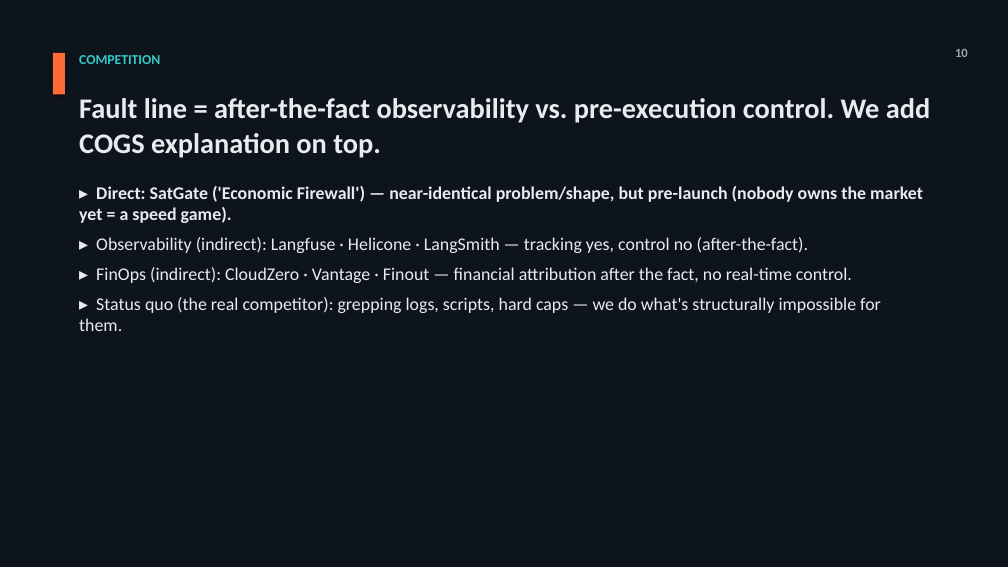
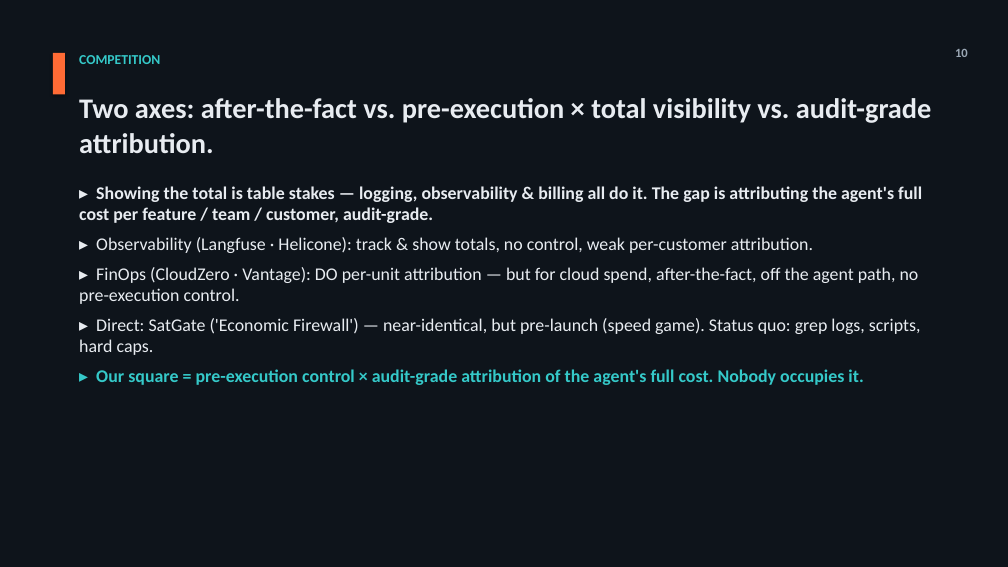
Before and after one commit to jmormalik/WTIA_AI_Cost_Gov, a slide deck: slide 10 of deliverables/Pitch_Deck_VersionA_Market-Shift_EN.pptx. Drawn at 1008x567 pixels with LibreOffice and Linux fonts; fonts in the diff are those of the drawing. Boxes give left, top, right and bottom in pixels: in the first picture for what was removed or moved away, otherwise in the second. Text is boxed around its words. In the diff, an @@ line names an element or a change of style, - is before the commit and + after.

```diff
--- a/deliverables/Pitch_Deck_VersionA_Market-Shift_EN.pptx
+++ b/deliverables/Pitch_Deck_VersionA_Market-Shift_EN.pptx
@@ text at (x1=79, y1=98, x2=932, y2=153): text changed @@
-Fault line = after-the-fact observability vs. pre-execution control. We add COGS explanation on top.
+Two axes: after-the-fact vs. pre-execution × total visibility vs. audit-grade attribution.
@@ text at (x1=79, y1=186, x2=922, y2=385): text changed @@
-▸ Direct: SatGate ('Economic Firewall') — near-identical problem/shape, but pre-launch (nobody owns the market yet = a speed game).
-▸ Observability (indirect): Langfuse · Helicone · LangSmith — tracking yes, control no (after-the-fact).
-▸ FinOps (indirect): CloudZero · Vantage · Finout — financial attribution after the fact, no real-time control.
-▸ Status quo (the real competitor): grepping logs, scripts, hard caps — we do what's structurally impossible for them.
+▸ Showing the total is table stakes — logging, observability & billing all do it. The gap is attributing the agent's full cost per feature / team / customer, audit-grade.
+▸ Observability (Langfuse · Helicone): track & show totals, no control, weak per-customer attribution.
+▸ FinOps (CloudZero · Vantage): DO per-unit attribution — but for cloud spend, after-the-fact, off the agent path, no pre-execution control.
+▸ Direct: SatGate ('Economic Firewall') — near-identical, but pre-launch (speed game). Status quo: grep logs, scripts, hard caps.
+▸ Our square = pre-execution control × audit-grade attribution of the agent's full cost. Nobody occupies it.
```
Also in this commit, not shown: 6 other files.
